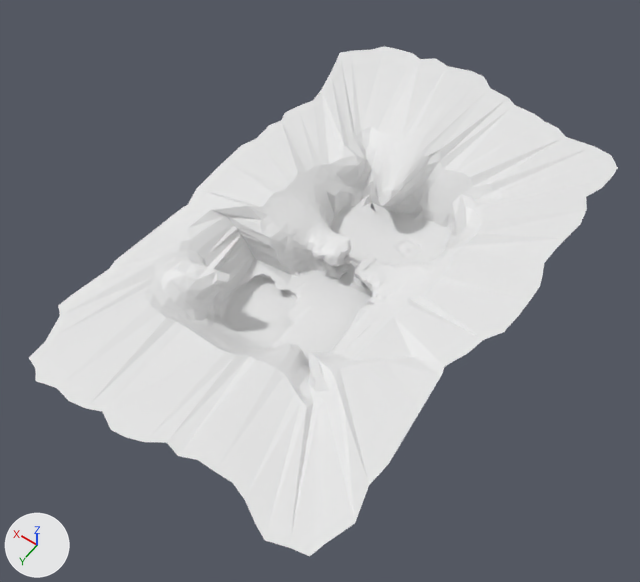
An edit to the Blender file BasicSht/TutorialSht/groundMap.blend, drawn before and after from the same camera.
The view is the same before and after, from a 50 mm lens placed at (-122.0, 192.0, 284.0), pointed at (6.0, 12.0, 1.0). The lights are fixed; the arrows at lower left show +X, +Y and +Z.

Objects in the first picture: 'playground'.
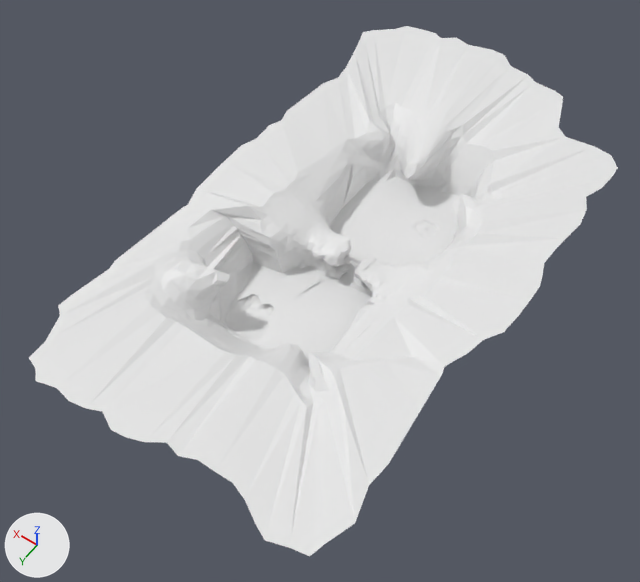
Location of each change, (x1, y1, x2, y2) in pixels of the pictures (640 x 582 px; the box of a moved part takes in the faces that stretch with it):
'playground', reshaped
    before: (29, 46, 618, 556)
    after: (29, 26, 618, 556)
part 1 of me_plane, moved or reshaped
    before: (210, 46, 594, 350)
    after: (210, 26, 594, 350)

The change in detail:
me_plane is used by ob_playground; location (0.0, 0.0, 0.0); scale (23.0, 23.0, 23.0).
me_plane had 2161 vertices, 3267 faces and spanned x -3.03..3.08, y -5.16..5.01, z -0.05..1.24.
me_plane now has 2070 vertices, 3216 faces and spans x -3.03..3.08, y -6.01..5.01, z -0.03..1.24.
me_plane part 1: 572 vertices moved from x -1.57..3.08, y -5.16..2.14, z 0.12..1.08 to x -1.57..3.08, y -6.01..2.14, z 0.12..1.08; 479 vertices removed from x -0.89..1.5, y -1.24..2.24, z -0.05..0.44; 388 vertices added at x -0.84..1.32, y -1.84..2.21, z -0.03..0.24.
